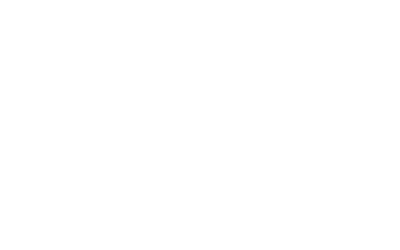
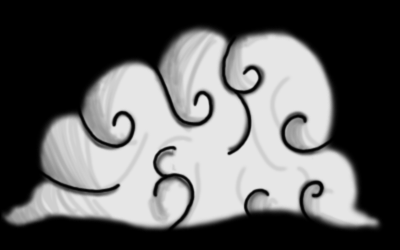
Comparing the layer stacks of the two 400x250 images. Changes:
added layer "Layer 5" (50%) above "Layer 3 copy" over [0, 14, 358, 235]
added layer "Layer 3 copy" (90%) above "Layer 4" over [0, 22, 385, 233]
renamed "Layer 1" to "old cloud", hid it over [3, 35, 375, 225]
added layer "Layer 2" over [0, 0, 400, 250]
